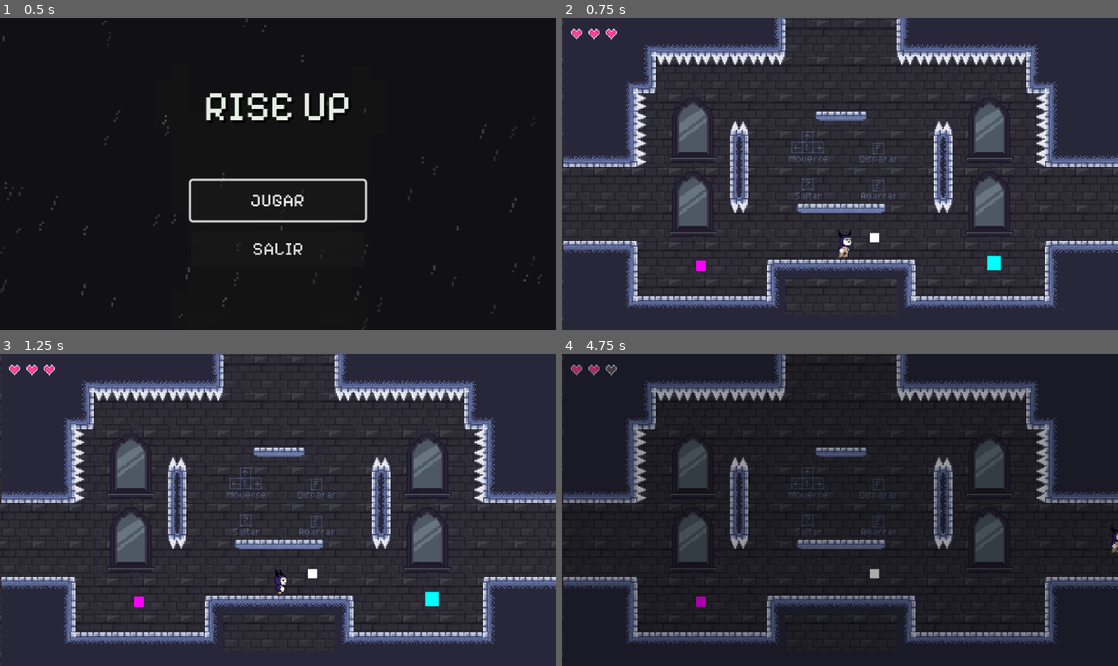
Above: before the commit, frames 1-4 (two rows, left to right).
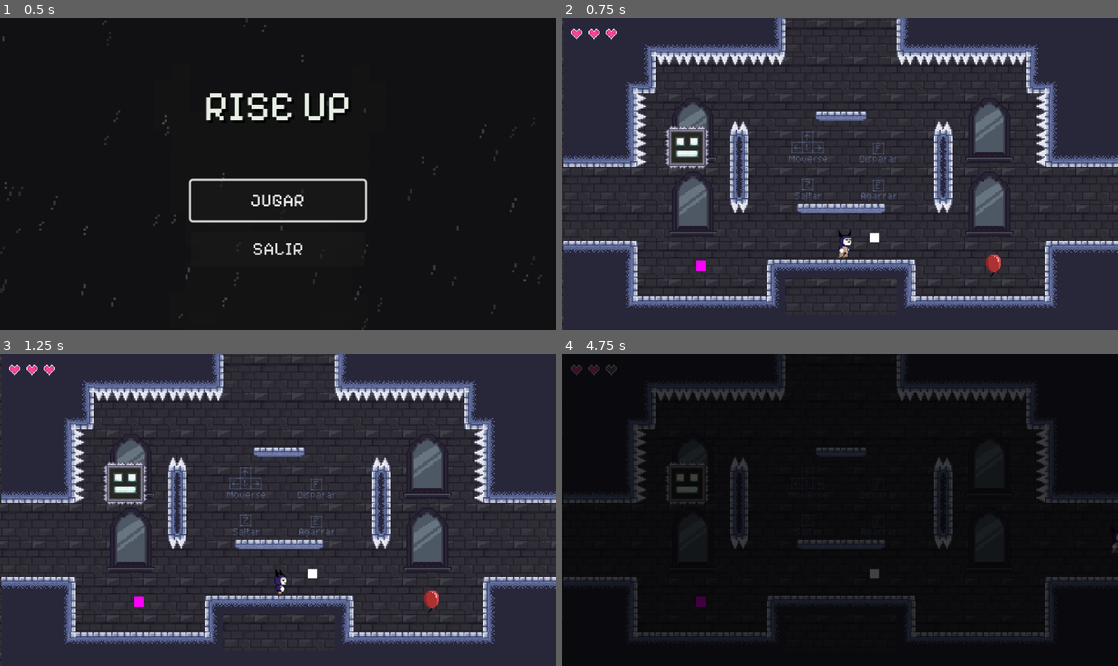
Above: after the commit, the same moments.

Repository: darwin712/RISE-UP
Game: Godot game, scene res://escenas/Menu/menu.tscn
The game is run twice, just before and just after one commit, with the same random seed, the same clock (stepped at 60 frames per second) and the same inputs.
Inputs:
- Up to frame 1 (0.5 s): no input
- Up to frame 2 (0.75 s): click "JUGAR" at 0.5 s
- Up to frame 3 (1.25 s): no input
- Up to frame 4 (4.75 s): tap Enter at 1.25 s; hold F (shoot) 1.28-2.03 s; hold Right (Mover_derecha) 1.28-2.78 s; tap Z (Saltar) at 1.52, 2.27, 3.77, 4.52 s; tap Down (agacharse) at 2.1 s; tap F (shoot) at 2.3, 3.6 s; hold Left (Mover_izquierda) 2.78-3.53 s; hold F (shoot) 2.78-3.53 s; tap E (agarrar) at 2.85 s; hold Right (Mover_derecha) from 3.53 s (still down); hold F (shoot) from 4.28 s (still down)

Frame 1 is identical in both runs. In frame 2, 0.9% of the frame differs, in the area x 18-79%, y 34-83%; in frame 3, 0.9%; in frame 4, 21%, in the area x 0-100%, y 0-97%.

Commit message:
Globo y pausa

Diff:
--- a/assets/armas/Tier1pMadera/tier_1.gd
+++ b/assets/armas/Tier1pMadera/tier_1.gd
@@ -1,24 +1,22 @@
 extends Node2D
 
 @export var escena_bala: PackedScene = preload("res://escenas/reusos/BalaJugador.tscn")
-@export var balasM: int = 3
-@export var tiempoEntreDis: float = 3.0
-@export var tiempo_cooldown: float = 10.0
+@export var tiempoEntreDis: float = 0.5
+@export var tiempo_cooldown: float = 0.0
 
 var balas: int = 3
 var espera_disparo: float = 0.0
 var espera_recarga: float = 0.0
 
 func _ready() -> void:
-	balas = balasM
+	pass
 
 func _process(delta: float) -> void:
 	if espera_disparo > 0.0:
 		espera_disparo -= delta
 	if espera_recarga > 0.0:
 		espera_recarga -= delta
-		if espera_recarga <= 0.0:
-			balas = balasM
+
 
 func disparar(direccion: Vector2) -> void:
 	if espera_recarga > 0.0 or espera_disparo > 0.0:
@@ -29,8 +27,7 @@
 	bala.rotation = direccion.angle()
 	get_tree().current_scene.add_child(bala)
 
-	balas -= 1
-	print("Ammo: ", balas)
+
 
 	espera_disparo = tiempoEntreDis
 	if balas <= 0:
--- a/assets/armas/loDeMarioWorld/flotar.gd
+++ b/assets/armas/loDeMarioWorld/flotar.gd
@@ -2,13 +2,14 @@
 
 @export var duracion: float = 10.0
 @export var acension: float = 60.0
-
+@export var sonido: AudioStreamPlayer2D
 func _ready() -> void:
 	$Area2D.body_entered.connect(_on_body_entered)
 
 
 func _on_body_entered(body: Node2D) -> void:
 	if body.has_method("flotar"):
+		sonido.play()
 		body.flotar(duracion, acension)
 		$Area2D.set_deferred("monitoring", false)
 		hide()
--- a/assets/armas/loDeMarioWorld/flotar.tscn
+++ b/assets/armas/loDeMarioWorld/flotar.tscn
@@ -1,18 +1,15 @@
 [gd_scene format=3 uid="uid://cggrhrbc6qtwy"]
 
 [ext_resource type="Script" uid="uid://sk2qoofsb3om" path="res://assets/armas/loDeMarioWorld/flotar.gd" id="1_t7261"]
+[ext_resource type="Texture2D" uid="uid://pqgwxqbfr4cw" path="res://assets/globitoSprite.png" id="2_wk5sd"]
+[ext_resource type="AudioStream" uid="uid://bo8jajrn3eiuc" path="res://assets/SFX/globitoSonido.mp3" id="3_lm7du"]
 
 [sub_resource type="CircleShape2D" id="CircleShape2D_flotar"]
+radius = 7.0
 
-[node name="flotar" type="Node2D" unique_id=1753112761]
+[node name="flotar" type="Node2D" unique_id=1753112761 node_paths=PackedStringArray("sonido")]
 script = ExtResource("1_t7261")
-
-[node name="ColorRect" type="ColorRect" parent="." unique_id=309897400]
-offset_left = -6.0
-offset_top = -6.0
-offset_right = 6.0
-offset_bottom = 6.0
-color = Color(0, 1, 1, 1)
+sonido = NodePath("AudioStreamPlayer2D")
 
 [node name="Area2D" type="Area2D" parent="." unique_id=1574735786]
 collision_layer = 8
@@ -20,3 +17,11 @@
 
 [node name="CollisionShape2D" type="CollisionShape2D" parent="Area2D" unique_id=825495262]
 shape = SubResource("CircleShape2D_flotar")
+
+[node name="Sprite2D" type="Sprite2D" parent="." unique_id=2109751544]
+position = Vector2(0, 3)
+texture = ExtResource("2_wk5sd")
+
+[node name="AudioStreamPlayer2D" type="AudioStreamPlayer2D" parent="." unique_id=1171450548]
+stream = ExtResource("3_lm7du")
+volume_db = -13.582
--- a/escenas/Menu/menu.tscn
+++ b/escenas/Menu/menu.tscn
@@ -26,7 +26,7 @@
 grow_vertical = 2
 script = ExtResource("2_script")
 
-[node name="Fondo" type="TextureRect" parent="."]
+[node name="Fondo" type="TextureRect" parent="." unique_id=404596361]
 layout_mode = 1
 anchors_preset = 15
 anchor_right = 1.0
@@ -38,7 +38,7 @@
 expand_mode = 1
 stretch_mode = 6
 
-[node name="Oscurecer" type="ColorRect" parent="."]
+[node name="Oscurecer" type="ColorRect" parent="." unique_id=993595312]
 layout_mode = 1
 anchors_preset = 15
 anchor_right = 1.0
@@ -48,7 +48,7 @@
 mouse_filter = 2
 color = Color(0, 0, 0, 0.18)
 
-[node name="EfectosTormenta" type="Control" parent="."]
+[node name="EfectosTormenta" type="Control" parent="." unique_id=1888275851]
 layout_mode = 1
 anchors_preset = 15
 anchor_right = 1.0
@@ -57,11 +57,8 @@
 grow_vertical = 2
 mouse_filter = 2
 script = ExtResource("4_tormenta")
-cantidad_gotas = 72
-intervalo_minimo = 7.0
-intervalo_maximo = 14.0
 
-[node name="Contenido" type="CenterContainer" parent="."]
+[node name="Contenido" type="CenterContainer" parent="." unique_id=580825676]
 layout_mode = 1
 anchors_preset = 15
 anchor_right = 1.0
@@ -69,13 +66,13 @@
 grow_horizontal = 2
 grow_vertical = 2
 
-[node name="Opciones" type="VBoxContainer" parent="Contenido"]
+[node name="Opciones" type="VBoxContainer" parent="Contenido" unique_id=1195763738]
 custom_minimum_size = Vector2(150, 0)
 layout_mode = 2
 theme_override_constants/separation = 10
 alignment = 1
 
-[node name="Titulo" type="Label" parent="Contenido/Opciones"]
+[node name="Titulo" type="Label" parent="Contenido/Opciones" unique_id=847358547]
 layout_mode = 2
 theme_override_colors/font_color = Color(0.91, 0.94, 0.9, 1)
 theme_override_colors/font_shadow_color = Color(0, 0, 0, 0.85)
@@ -86,12 +83,12 @@
 text = "RISE UP"
 horizontal_alignment = 1
 
-[node name="Separador" type="Control" parent="Contenido/Opciones"]
+[node name="Separador" type="Control" parent="Contenido/Opciones" unique_id=1680347850]
 custom_minimum_size = Vector2(0, 22)
 layout_mode = 2
 mouse_filter = 2
 
-[node name="Jugar" type="Button" parent="Contenido/Opciones"]
+[node name="Jugar" type="Button" parent="Contenido/Opciones" unique_id=788470688]
 custom_minimum_size = Vector2(150, 34)
 layout_mode = 2
 focus_neighbor_bottom = NodePath("../Salir")
@@ -99,7 +96,7 @@
 theme_override_font_sizes/font_size = 16
 text = "JUGAR"
 
-[node name="Salir" type="Button" parent="Contenido/Opciones"]
+[node name="Salir" type="Button" parent="Contenido/Opciones" unique_id=41147581]
 custom_minimum_size = Vector2(150, 30)
 layout_mode = 2
 focus_neighbor_top = NodePath("../Jugar")
--- a/escenas/Salas/Nivel0-Prototipo/test001.tscn
+++ b/escenas/Salas/Nivel0-Prototipo/test001.tscn
@@ -7,6 +7,7 @@
 [ext_resource type="PackedScene" uid="uid://c554r0lagv0l3" path="res://escenas/reusos/pared_invisible.tscn" id="3_pmxiv"]
 [ext_resource type="PackedScene" uid="uid://v06s16evl2ak" path="res://assets/armas/Tier3HKMP5/tier3.tscn" id="6_r4ibv"]
 [ext_resource type="PackedScene" uid="uid://c6sn14w1ffe6g" path="res://assets/armas/Tier2p1911/tier2.tscn" id="7_veyjx"]
+[ext_resource type="PackedScene" uid="uid://mpbhc1cawcj8" path="res://escenas/reusos/john.tscn" id="8_0b805"]
 
 [sub_resource type="RectangleShape2D" id="RectangleShape2D_ivwpl"]
 size = Vector2(100.4375, 7)
@@ -95,6 +96,9 @@
 [node name="Tier2" parent="." unique_id=1834318830 instance=ExtResource("7_veyjx")]
 position = Vector2(270, 198)
 
+[node name="RigidBody2D" parent="." unique_id=1463565123 instance=ExtResource("8_0b805")]
+position = Vector2(108, 113)
+
 [editable path="Conexiones/ConexionUP"]
 [editable path="Conexiones/ConexionLEFT"]
 [editable path="Conexiones/ConexionRIGHT"]
--- /dev/null
+++ b/escenas/UI/Pausa/Pausa.tscn
@@ -0,0 +1,71 @@
+[gd_scene format=3 uid="uid://og4bt3h8yx8u"]
+
+[ext_resource type="Script" uid="uid://x8fjk0m4a1i0" path="res://escenas/UI/Pausa/pausaScript.gd" id="1_cl53r"]
+[ext_resource type="FontFile" uid="uid://dblboicyen1tp" path="res://assets/fuentes/PixelifySans.ttf" id="2_8fu4q"]
+
+[sub_resource type="FontVariation" id="FontVariation_8fu4q"]
+base_font = ExtResource("2_8fu4q")
+variation_opentype = {
+"wght": 700.0
+}
+
+[sub_resource type="StyleBoxFlat" id="StyleBoxFlat_mti6b"]
+bg_color = Color(0.16758549, 0.4073999, 0.6547298, 1)
+
+[node name="Pausa" type="Control" unique_id=2069802197]
+layout_mode = 3
+anchors_preset = 15
+anchor_right = 1.0
+anchor_bottom = 1.0
+grow_horizontal = 2
+grow_vertical = 2
+script = ExtResource("1_cl53r")
+
+[node name="Panel" type="Panel" parent="." unique_id=1684147366]
+layout_mode = 1
+anchors_preset = 15
+anchor_right = 1.0
+anchor_bottom = 1.0
+grow_horizontal = 2
+grow_vertical = 2
+
+[node name="VBoxContainer" type="VBoxContainer" parent="." unique_id=1378980906]
+layout_mode = 0
+offset_left = 169.5
+offset_top = 49.0
+offset_right = 310.5
+offset_bottom = 221.0
+size_flags_horizontal = 4
+theme_override_constants/separation = 14
+
+[node name="Titulo" type="Label" parent="VBoxContainer" unique_id=292106081]
+layout_mode = 2
+theme_override_colors/font_color = Color(0.38775298, 0.6455056, 0.87603414, 1)
+theme_override_colors/font_shadow_color = Color(0, 0, 0, 0.9)
+theme_override_constants/shadow_offset_x = 2
+theme_override_constants/shadow_offset_y = 2
+theme_override_fonts/font = SubResource("FontVariation_8fu4q")
+theme_override_font_sizes/font_size = 30
+text = "Pausa"
+horizontal_alignment = 1
+
+[node name="btnContinuar" type="Button" parent="VBoxContainer" unique_id=178991549]
+layout_mode = 2
+theme_override_constants/h_separation = 10
+theme_override_styles/hover = SubResource("StyleBoxFlat_mti6b")
+text = "Continuar"
+
+[node name="Sprite2D" type="Sprite2D" parent="VBoxContainer" unique_id=1818949950]
+position = Vector2(49.75, -29.25)
+
+[node name="btnReiniciar" type="Button" parent="VBoxContainer" unique_id=1276743943]
+layout_mode = 2
+text = "Reiniciar"
+
+[node name="btnSalir" type="Button" parent="VBoxContainer" unique_id=1614484752]
+layout_mode = 2
+text = "Salir"
+
+[connection signal="pressed" from="VBoxContainer/btnContinuar" to="." method="_on_btn_continuar_pressed"]
+[connection signal="pressed" from="VBoxContainer/btnReiniciar" to="." method="_on_btn_reiniciar_pressed"]
+[connection signal="pressed" from="VBoxContainer/btnSalir" to="." method="_on_btn_salir_pressed"]
--- /dev/null
+++ b/escenas/UI/Pausa/pausaScript.gd
@@ -0,0 +1,29 @@
+extends Control
+
+
+func _ready() -> void:
+	visible = false
+	get_tree().paused = false
+	process_mode = Node.PROCESS_MODE_ALWAYS
+
+func pausa():
+	get_tree().paused =!get_tree().paused
+	visible=get_tree().paused
+
+
+func _input(event):
+	if event.is_action_pressed("pausa"):
+		pausa()
+
+func _on_btn_continuar_pressed() -> void:
+	pausa()
+
+func _on_btn_reiniciar_pressed() -> void:
+	pausa()
+	get_tree().reload_current_scene()
+
+
+func _on_btn_salir_pressed() -> void:
+	pausa()
+	visible = false
+	get_tree().change_scene_to_file("res://escenas/Menu/menu.tscn")
--- /dev/null
+++ b/escenas/UI/Pausa/pausa_pantalla.tscn
@@ -0,0 +1,7 @@
+[gd_scene format=3 uid="uid://c5mn66kwdhp1o"]
+
+[ext_resource type="PackedScene" uid="uid://og4bt3h8yx8u" path="res://escenas/reusos/Pausa.tscn" id="1_45po8"]
+
+[node name="PausaPantalla" type="CanvasLayer" unique_id=901839446]
+
+[node name="Pausa" parent="." unique_id=2069802197 instance=ExtResource("1_45po8")]
--- /dev/null
+++ b/escenas/reusos/john.tscn
@@ -0,0 +1,32 @@
+[gd_scene format=3 uid="uid://mpbhc1cawcj8"]
+
+[ext_resource type="Texture2D" uid="uid://c3roxj1nnhmwd" path="res://assets/enemigos/John/john_normal.png" id="1_wc0ah"]
+
+[sub_resource type="RectangleShape2D" id="RectangleShape2D_wc0ah"]
+size = Vector2(32, 32)
+
+[sub_resource type="RectangleShape2D" id="RectangleShape2D_qffcm"]
+size = Vector2(32, 5)
+
+[node name="RigidBody2D" type="RigidBody2D" unique_id=1463565123]
+collision_mask = 5
+freeze = true
+
+[node name="Sprite2D" type="Sprite2D" parent="." unique_id=195673220]
+texture = ExtResource("1_wc0ah")
+
+[node name="CollisionShape2D" type="CollisionShape2D" parent="." unique_id=14476813]
+shape = SubResource("RectangleShape2D_wc0ah")
+
+[node name="Area2D" type="Area2D" parent="." unique_id=2128120580]
+collision_layer = 2
+collision_mask = 4
+
+[node name="colisionDaño" type="CollisionShape2D" parent="Area2D" unique_id=1369603872]
+position = Vector2(0, 15)
+shape = SubResource("RectangleShape2D_qffcm")
+debug_color = Color(0.9304728, 0.20804533, 0.42011243, 0.41960785)
+
+[node name="RayCast2D" type="RayCast2D" parent="." unique_id=1353422389]
+target_position = Vector2(0, 100)
+collision_mask = 4
--- /dev/null
+++ b/escenas/reusos/johnScript.gd
@@ -0,0 +1,43 @@
+extends StaticBody2D
+
+@export var raycast: RayCast2D
+var caida: float =200
+var posInicial: Vector2
+var velocidad_subida: float = 100.0
+@export var tiempo_espera: float = 2.0
+
+var cayendo: bool = false
+var subiendo: bool = false
+var esperando: bool = false
+# Called when the node enters the scene tree for the first time.
+func _ready() -> void:
+	posInicial = global_position
+
+
+# Called every frame. 'delta' is the elapsed time since the previous frame.
+func _physics_process(delta: float) -> void:
+	if not cayendo and not subiendo and not esperando:
+		if raycast != null and raycast.is_colliding():
+			var objeto = raycast.get_collider()
+			if objeto != null and objeto.is_in_group("jugador"):
+				cayendo = true
+
+	# 2. Movimiento de caída manual
+	if cayendo:
+		global_position.y += caida * delta
+
+	# 3. Regreso paulatino al punto de origen
+	elif subiendo:
+		global_position = global_position.move_toward(posInicial, velocidad_subida * delta)
+		if global_position == posInicial:
+			subiendo = false
+
+
+func _on_area_2d_area_entered(area: Area2D) -> void:
+	pass
+
+
+func _on_area_2d_body_entered(body: Node2D) -> void:
+	if body.is_in_group("jugador"):
+		if body.has_method("_on_hurtbox_body_entered"):
+			body._on_hurtbox_body_entered(self)
--- a/escenas/reusos/jugadorScripts.gd
+++ b/escenas/reusos/jugadorScripts.gd
@@ -75,6 +75,22 @@
 func flotar(segundos: float, fuerza: float = 0.0) -> void:
 	tiempoFlote = segundos
 	fuerzaAscenso = fuerza
+	while tiempoFlote > 0.0:
+		if tiempoFlote <= 3.0:
+			# Parpadeo amarillo (dura 0.2 segundos)
+			animacion.modulate = Color.YELLOW
+			await get_tree().create_timer(0.1).timeout
+
+			animacion.modulate = Color.WHITE
+			await get_tree().create_timer(0.1).timeout
+
+			# Le restamos a la variable los 0.2s transcurridos
+			tiempoFlote -= 0.2
+		else:
+			# Si aún le queda más de 3 segundos, esperamos el siguiente fotograma
+			# para evitar que el bucle congelé el juego
+			await get_tree().process_frame
+			tiempoFlote -= get_process_delta_time()
 
 func regresarCheckpoint():
 	ignorarConexionesHasta = Time.get_ticks_msec() + 300
--- a/project.godot
+++ b/project.godot
@@ -18,6 +18,7 @@
 [autoload]
 
 MusicaFondo="*uid://dvgloulkrt5cp"
+PausaPantalla="*uid://c5mn66kwdhp1o"
 
 [display]
 
@@ -62,11 +63,17 @@
 shoot={
 "deadzone": 0.2,
 "events": [Object(InputEventKey,"resource_local_to_scene":false,"resource_name":"","device":-1,"window_id":0,"alt_press …(190 unchanged characters)…
+, Object(InputEventKey,"resource_local_to_scene":false,"resource_name":"","device":-1,"window_id":0,"alt_pressed":false,"shift_pressed":false,"ctrl_pressed":false,"meta_pressed":false,"pressed":false,"keycode":0,"physical_keycode":88,"key_label":0,"unicode":120,"location":0,"echo":false,"script":null)
 ]
 }
 agarrar={
 "deadzone": 0.2,
 "events": [Object(InputEventKey,"resource_local_to_scene":false,"resource_name":"","device":-1,"window_id":0,"alt_press …(190 unchanged characters)…
+]
+}
+pausa={
+"deadzone": 0.2,
+"events": [Object(InputEventKey,"resource_local_to_scene":false,"resource_name":"","device":-1,"window_id":0,"alt_pressed":false,"shift_pressed":false,"ctrl_pressed":false,"meta_pressed":false,"pressed":false,"keycode":0,"physical_keycode":4194305,"key_label":0,"unicode":0,"location":0,"echo":false,"script":null)
 ]
 }
 
Not shown, added: assets/SFX/globitoSonido.mp3.import
Binary file added: assets/enemigos/John/john_activo.png
Not shown, added: assets/enemigos/John/john_activo.png.import
Binary file added: assets/enemigos/John/john_normal.png
Not shown, added: assets/enemigos/John/john_normal.png.import
Binary file added: assets/globitoSprite.png
Not shown, added: assets/globitoSprite.png.import
Not shown: 1 places in escenas/Menu/menu.tscn that only renumber resources
Not shown, added: escenas/UI/Pausa/pausaScript.gd.uid
Not shown, added: escenas/reusos/johnScript.gd.uid
Not shown, added: assets/SFX/globitoSonido.mp3
